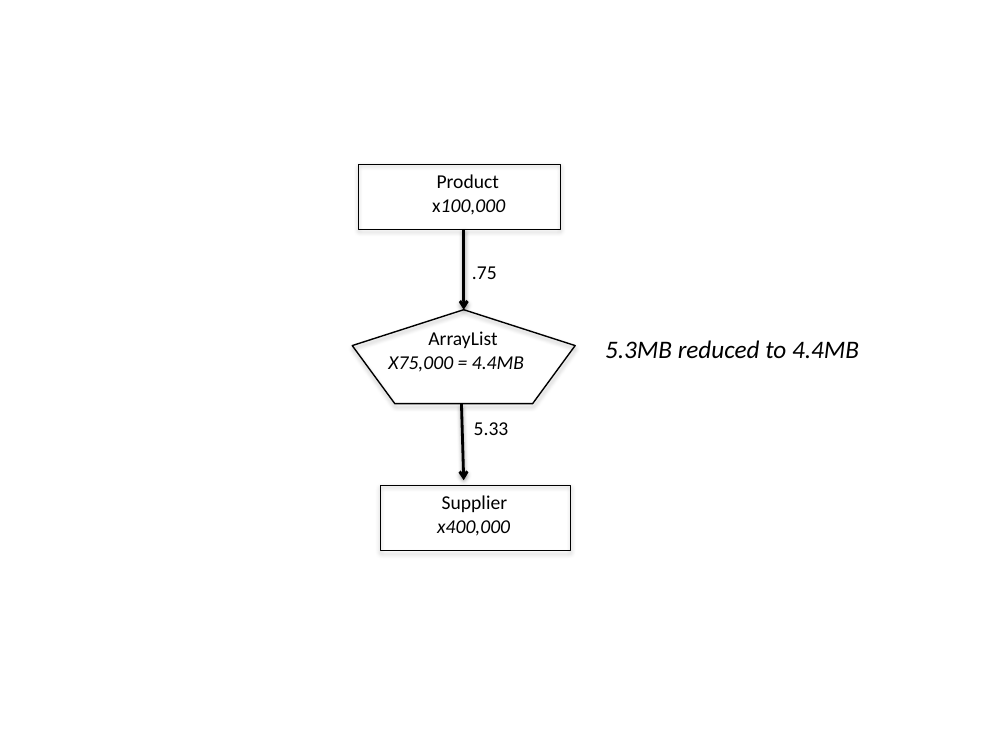
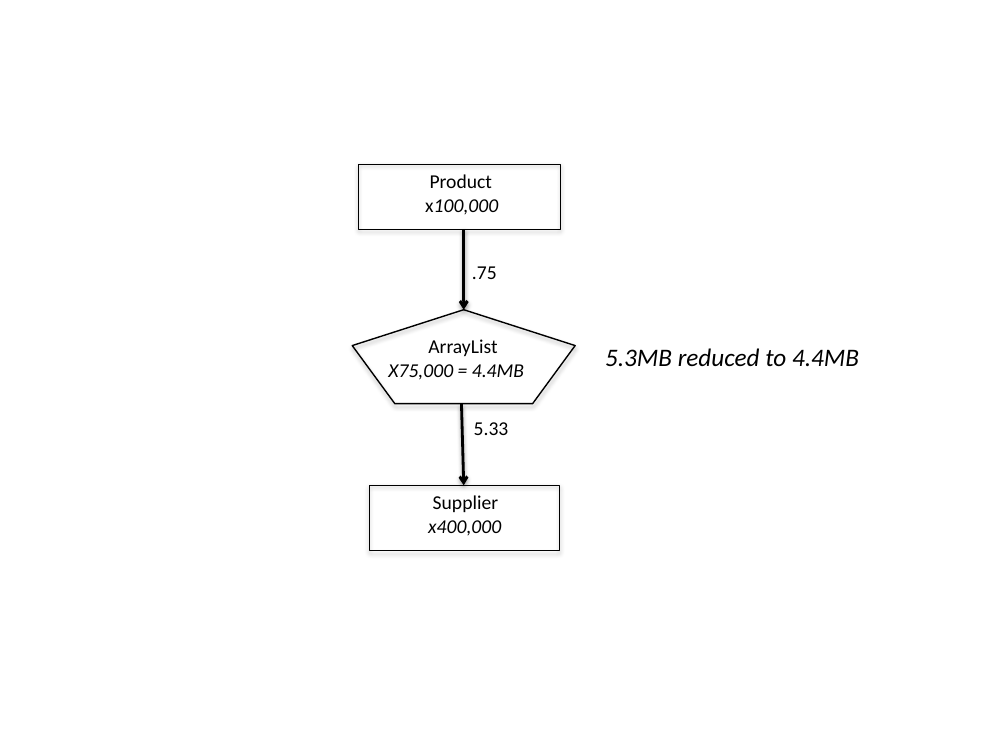
Before and after one commit to TheRuncibleTuner/bloatbook, a slide deck: slide 1 of part1/Figures/collections/empty-product.pptx. Drawn at 1008x756 pixels with LibreOffice and Linux fonts; fonts in the diff are those of the drawing. Boxes give left, top, right and bottom in pixels: in the first picture for what was removed or moved away, otherwise in the second. Text is boxed around its words. In the diff, an @@ line names an element or a change of style, - is before the commit and + after.

```diff
--- a/part1/Figures/collections/empty-product.pptx
+++ b/part1/Figures/collections/empty-product.pptx
@@ text "Product": place and size @@
-text "Product" at bbox=[432, 174, 505, 214]
+text "Product" at bbox=[425, 174, 498, 214]
@@ text "ArrayList": place and size @@
-text "ArrayList" at bbox=[388, 331, 524, 372]
+text "ArrayList" at bbox=[388, 339, 524, 380]
@@ text "5.3MB reduced to 4.4MB": place and size @@
-text "5.3MB reduced to 4.4MB" at bbox=[605, 340, 859, 358]
+text "5.3MB reduced to 4.4MB" at bbox=[605, 348, 859, 366]
@@ arrow moved from (462, 404) - (464, 480) to (462, 404) - (464, 485) @@
@@ text "Supplier": place and size @@
-text "Supplier" at bbox=[437, 495, 510, 536]
+text "Supplier" at bbox=[428, 495, 501, 535]
@@ rectangle: place and size @@
-rectangle at bbox=[381, 485, 571, 550]
+rectangle at bbox=[370, 485, 559, 550]
```
Also in this commit, not shown: 5 other files.
